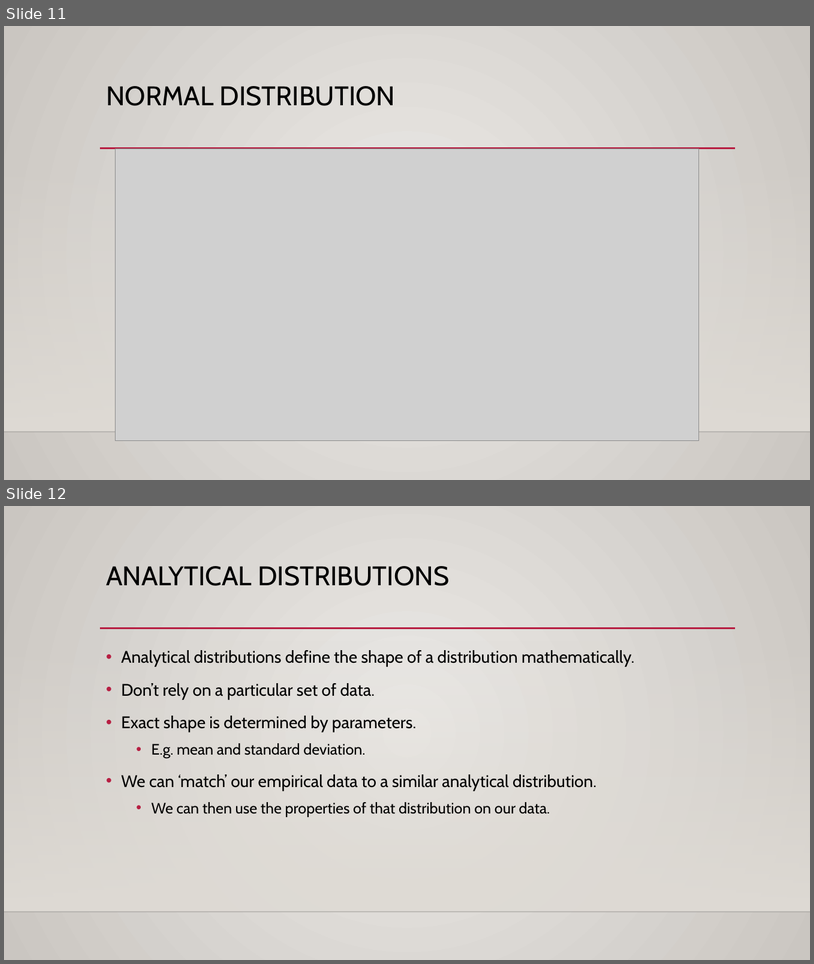
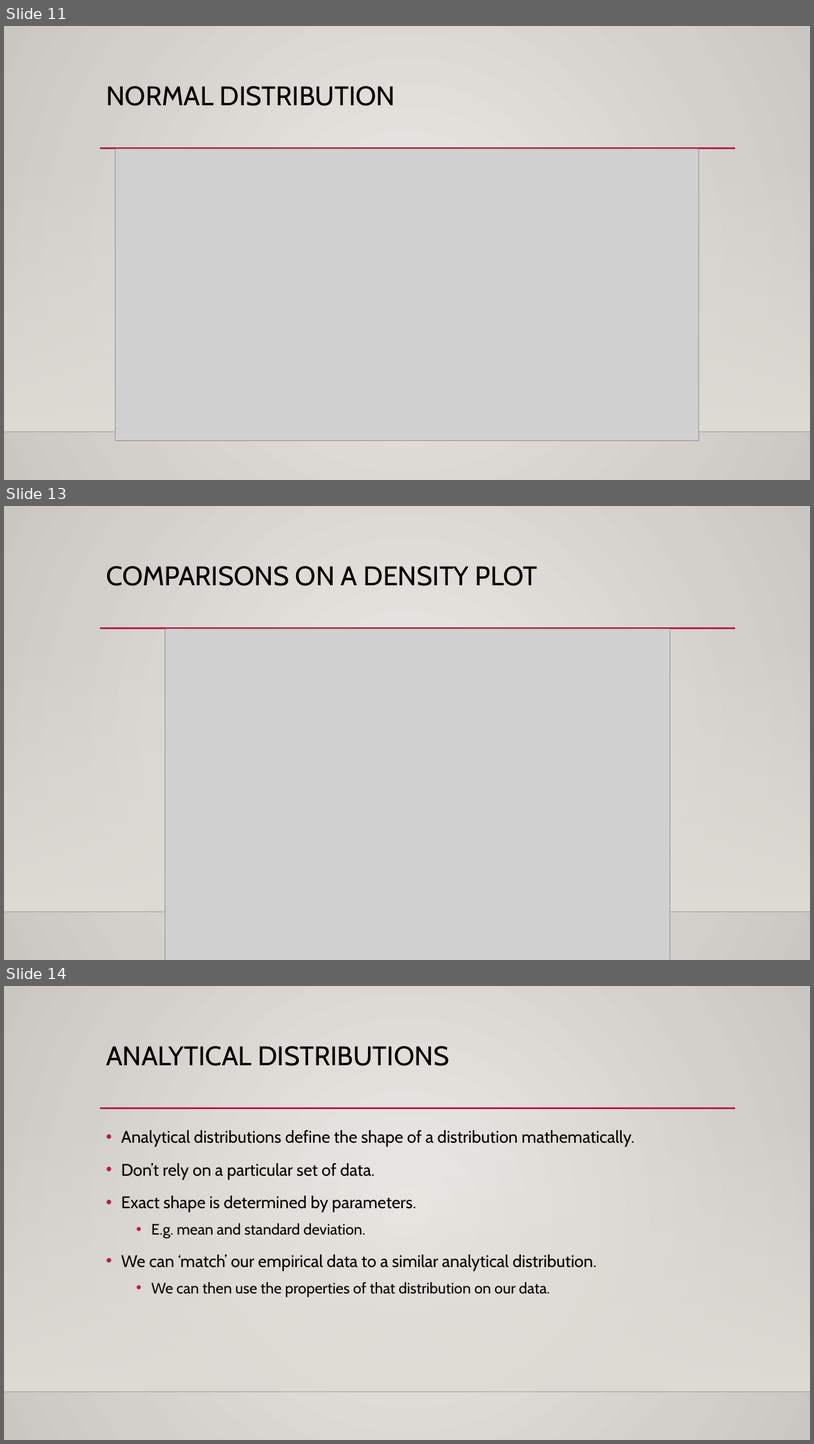
Before and after one commit to AkeemSemper/Basic_Stats_in_Python_Student_Workbooks, a slide deck: reference_material/slides/003_Distribution_Basics.pptx. Shown one above the other, each under a label of ours: slides 11 and 12 before the commit, slides 11, 13 and 14 after it; the slides between them are not shown. The pictures are 814x964 and 814x1444 pixels, drawn with LibreOffice and Linux fonts; fonts in the diff are those of the drawing; grey boxes stand for pictures; background and template pictures are left out. Boxes give left, top, right and bottom in pixels: in the first picture for what was removed or moved away, otherwise in the second. Text is boxed around its words. In the diff, an @@ line names an element or a change of style, - is before the commit and + after.

```diff
--- a/reference_material/slides/003_Distribution_Basics.pptx
+++ b/reference_material/slides/003_Distribution_Basics.pptx
@@ slide 13 added at box(4, 506, 810, 960), background gradient #ECEAE7 to #CAC7C1; not listed: 3 template elements that a slide beside it also shows @@
@@ title added at box(106, 566, 537, 586), 32 pt, text #000000 @@
+COMPARISONS ON A DENSITY PLOT
@@ picture added at box(165, 629, 670, 960) @@
@@ what was slide 12 is now slide 14 @@
```
Also in this commit, not shown: 1 slide changed, 1 other slide added, 1 other file.
